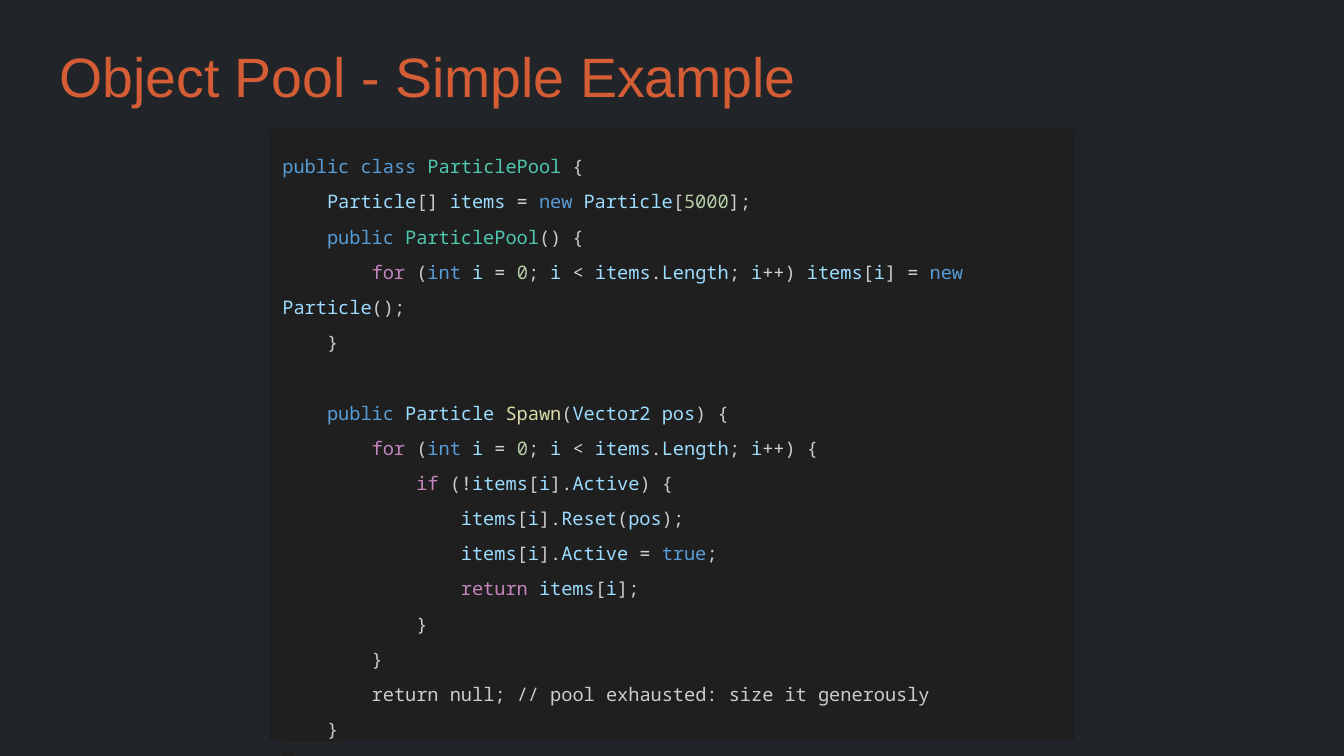
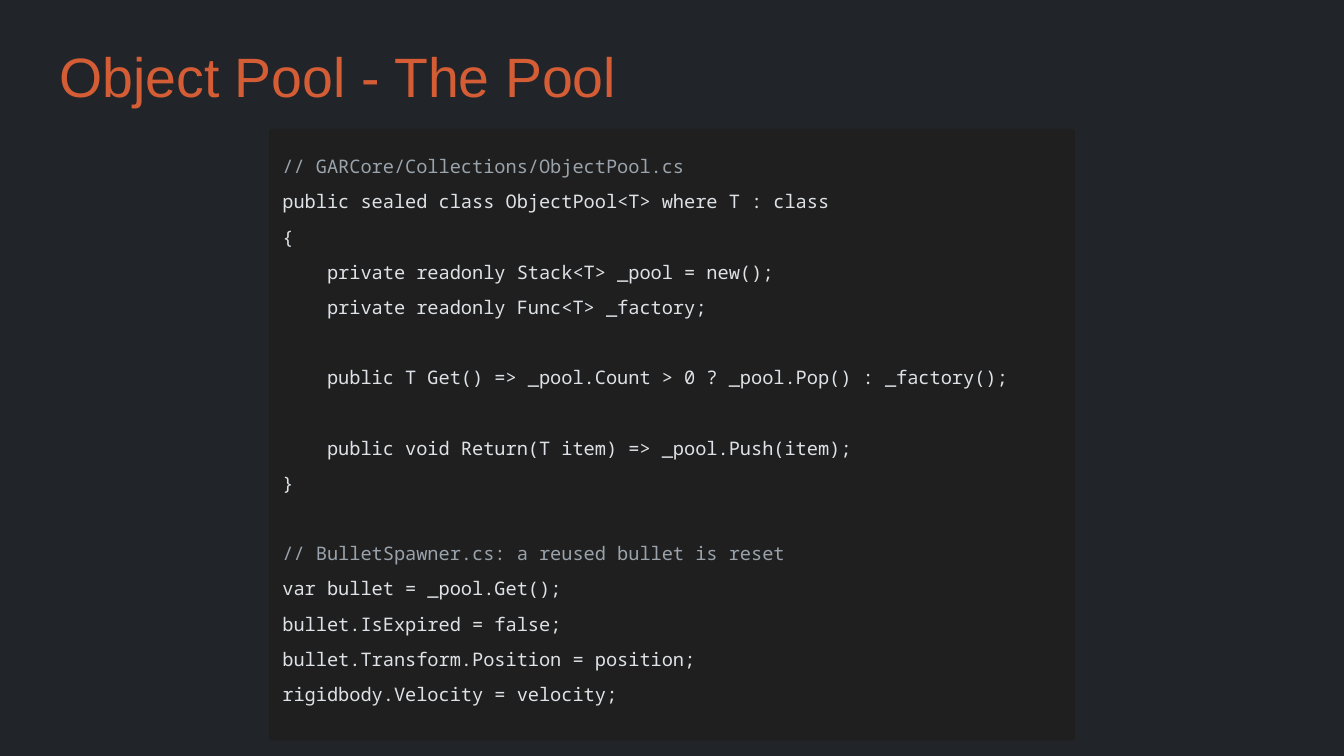
Before and after one commit to Metamate/gar, a slide deck: slide 19 of slides/11 Geometry Wars.pptx. Drawn at 1344x756 pixels with LibreOffice and Linux fonts; fonts in the diff are those of the drawing. Boxes give left, top, right and bottom in pixels: in the first picture for what was removed or moved away, otherwise in the second. Text is boxed around its words. In the diff, an @@ line names an element or a change of style, - is before the commit and + after.

```diff
--- a/slides/11 Geometry Wars.pptx
+++ b/slides/11 Geometry Wars.pptx
@@ title at [59, 57, 616, 107]: text changed @@
-Object Pool - Simple Example
+Object Pool - The Pool
@@ text "// GARCore/Collections/ObjectPool.cs" at [269, 129, 1075, 741]: text colour #CCCCCC to #DEE2E6 in "}" @@
@@ text at [282, 159, 1008, 460]: text changed; text colour #9CDCFE to #DEE2E6 @@
-public class ParticlePool {
-Particle[] items = new Particle[5000];
-public ParticlePool() {
-for (int i = 0; i < items.Length; i++) items[i] = new Particle();
+// GARCore/Collections/ObjectPool.cs
+public sealed class ObjectPool<T> where T : class
+{
+private readonly Stack<T> _pool = new();
+private readonly Func<T> _factory;
+public T Get() => _pool.Count > 0 ? _pool.Pop() : _factory();
+public void Return(T item) => _pool.Push(item);
@@ text at [282, 546, 785, 706]: text changed; text colour #9CDCFE to #DEE2E6 @@
-public Particle Spawn(Vector2 pos) {
-for (int i = 0; i < items.Length; i++) {
-if (!items[i].Active) {
-items[i].Reset(pos);
-items[i].Active = true;
-return items[i];
-}
-}
-return null; // pool exhausted: size it generously
-}
-}
+// BulletSpawner.cs: a reused bullet is reset
+var bullet = _pool.Get();
+bullet.IsExpired = false;
+bullet.Transform.Position = position;
+rigidbody.Velocity = velocity;
```
Also in this commit, not shown: 2 other slides changed, 8 other files.
